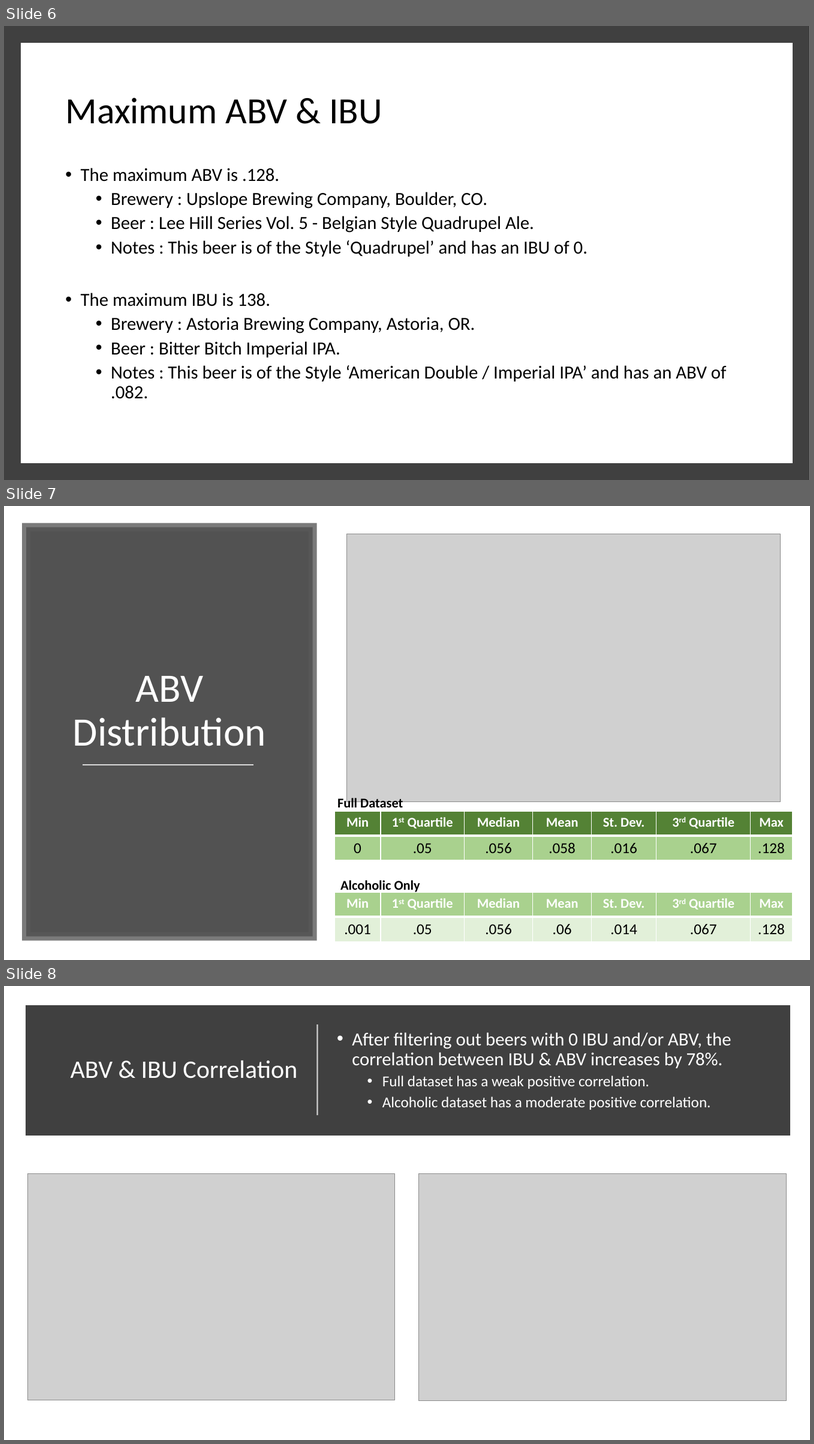
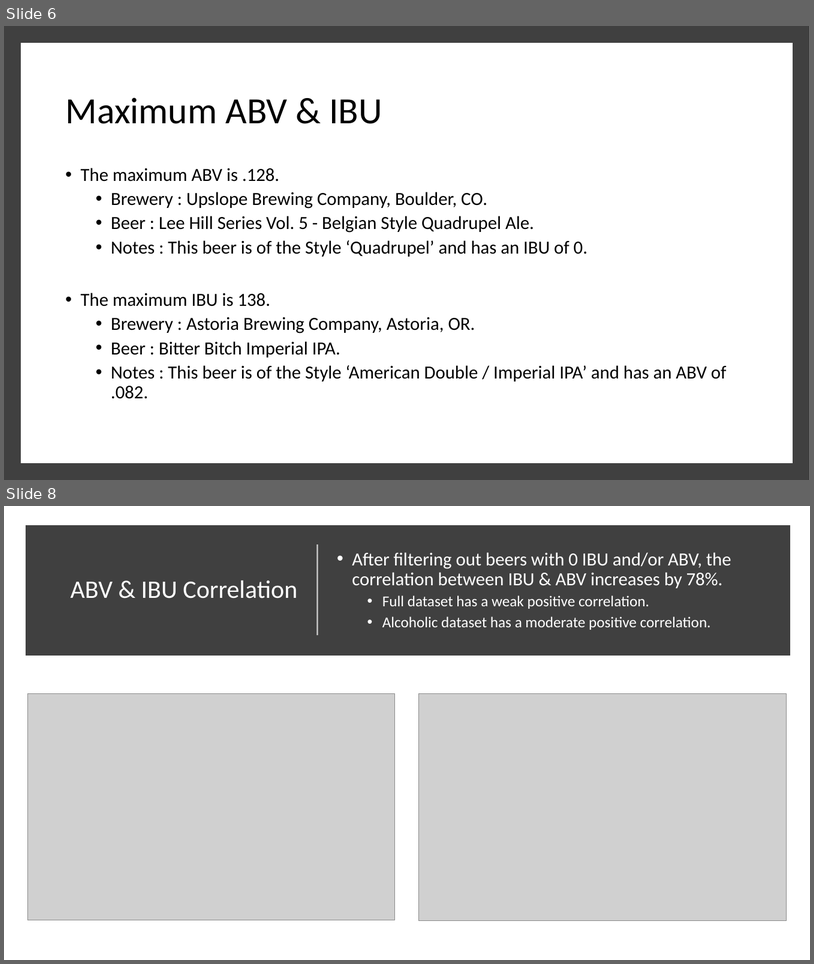
Before and after one commit to ericlaigaie/Case-Study-01, a slide deck: EDA_Presentation.pptx. Shown one above the other, each under a label of ours: slides 6, 7 and 8 before the commit, slides 6 and 8 after it; the slides between them are not shown. The pictures are 814x1444 and 814x964 pixels, drawn with LibreOffice and Linux fonts; fonts in the diff are those of the drawing; grey boxes stand for pictures. Boxes give left, top, right and bottom in pixels: in the first picture for what was removed or moved away, otherwise in the second. Text is boxed around its words. In the diff, an @@ line names an element or a change of style, - is before the commit and + after.

Commit message:
Update PPT and RMD
Added text to my slides.

```diff
--- a/EDA_Presentation.pptx
+++ b/EDA_Presentation.pptx
@@ slide 7 removed at (x1=4, y1=506, x2=810, y2=960), background #FFFFFF @@
@@ rectangle removed at (x1=26, y1=527, x2=313, y2=936) @@
@@ picture removed at (x1=347, y1=534, x2=781, y2=802) @@
@@ title removed at (x1=73, y1=676, x2=266, y2=746) @@
-ABV Distribution
@@ line removed from (83, 765) to (254, 765) @@
@@ table removed at (x1=335, y1=811, x2=794, y2=860), 2 rows, 7 columns @@
-Min | 1st Quartile | Median | Mean | St. Dev. | 3rd Quartile | Max
-0 | .05 | .056 | .058 | .016 | .067 | .128
@@ text removed at (x1=338, y1=796, x2=403, y2=811) @@
-Full Dataset
@@ text removed at (x1=341, y1=880, x2=420, y2=893) @@
-Alcoholic Only
@@ table removed at (x1=335, y1=892, x2=794, y2=941), 2 rows, 7 columns @@
-Min | 1st Quartile | Median | Mean | St. Dev. | 3rd Quartile | Max
-.001 | .05 | .056 | .06 | .014 | .067 | .128
```
Also in this commit, not shown: 1 slide added, 1 other file.
